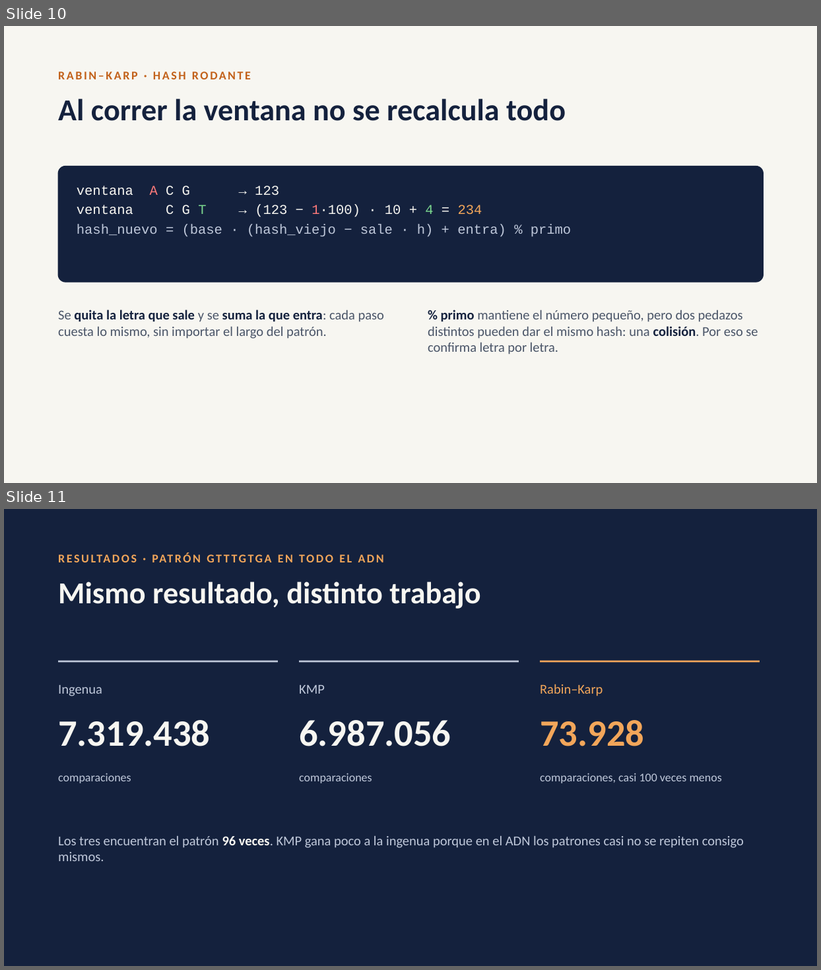
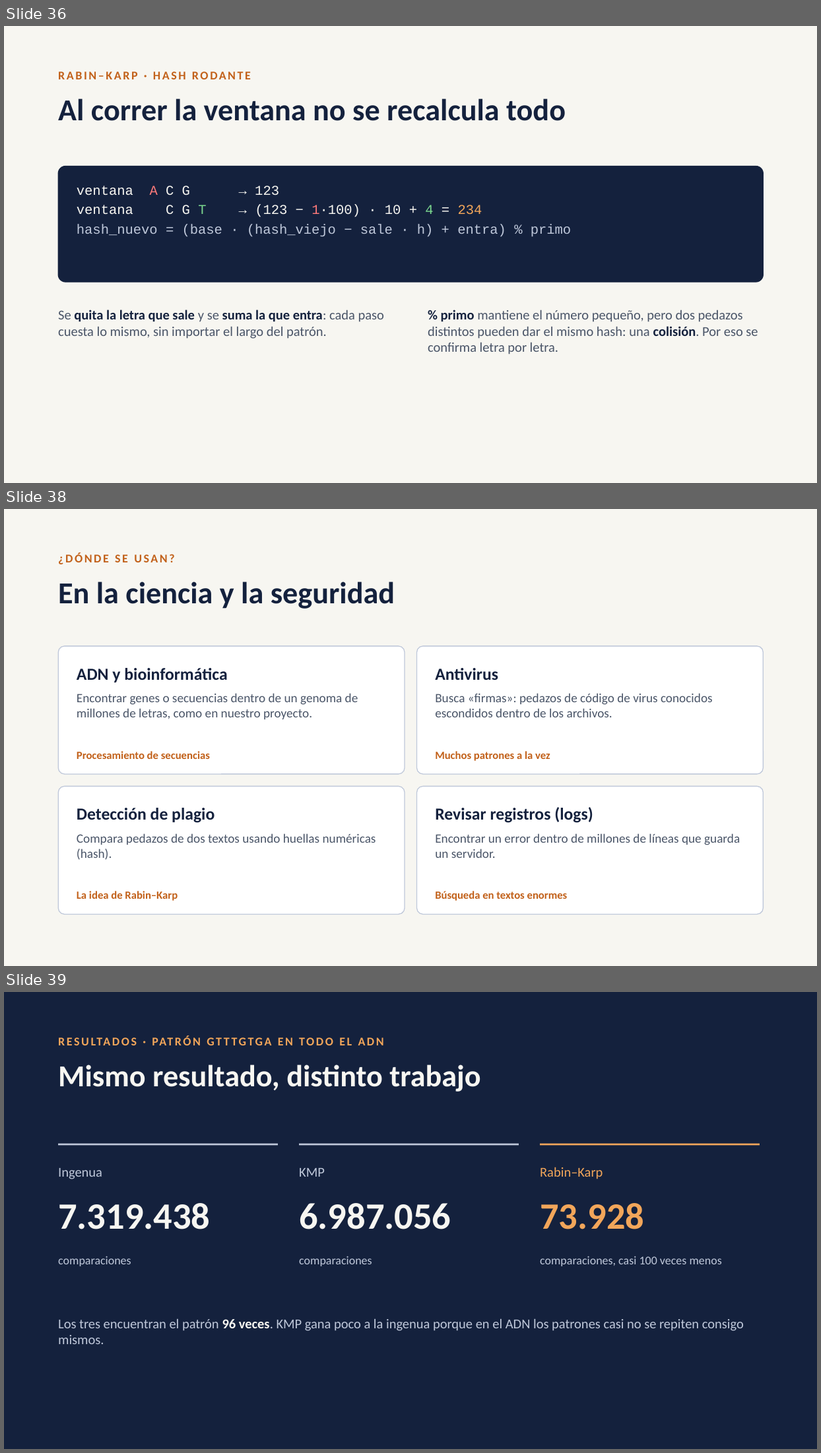
Before and after one commit to rolandramirez491/busqueda-patrones-adn, a slide deck: Presentacion_Busqueda_Patrones.pptx. Shown one above the other, each under a label of ours: slides 10 and 11 before the commit, slides 36, 38 and 39 after it; the slides between them are not shown. The pictures are 821x970 and 821x1453 pixels, drawn with LibreOffice and Linux fonts; fonts in the diff are those of the drawing. Boxes give left, top, right and bottom in pixels: in the first picture for what was removed or moved away, otherwise in the second. Text is boxed around its words. In the diff, an @@ line names an element or a change of style, - is before the commit and + after.

```diff
--- a/Presentacion_Busqueda_Patrones.pptx
+++ b/Presentacion_Busqueda_Patrones.pptx
@@ slide 38 added at (x1=4, y1=509, x2=817, y2=966), background #F7F6F1 @@
@@ text added at (x1=58, y1=553, x2=174, y2=564), 14 pt, text #C2611A, bold @@
+¿DÓNDE SE USAN?
@@ text added at (x1=58, y1=582, x2=395, y2=609), 36 pt, text #14213D, bold @@
+En la ciencia y la seguridad
@@ rounded rectangle added at (x1=58, y1=646, x2=405, y2=774), fill #FFFFFF, outline #BFC8DA 1 pt @@
@@ rounded rectangle added at (x1=417, y1=646, x2=764, y2=774), fill #FFFFFF, outline #BFC8DA 1 pt @@
@@ text added at (x1=77, y1=668, x2=227, y2=683), 20 pt, text #14213D, bold @@
+ADN y bioinformática
@@ text added at (x1=435, y1=668, x2=498, y2=680), 20 pt, text #14213D, bold @@
+Antivirus
@@ text added at (x1=77, y1=693, x2=358, y2=720), 15 pt, text #4A5568 @@
+Encontrar genes o secuencias dentro de un genoma de millones de letras, como en nuestro proyecto.
@@ text added at (x1=435, y1=693, x2=713, y2=718), 15 pt, text #4A5568 @@
+Busca «firmas»: pedazos de código de virus conocidos escondidos dentro de los archivos.
@@ text added at (x1=77, y1=751, x2=210, y2=759), 13 pt, text #C2611A, bold @@
+Procesamiento de secuencias
@@ text added at (x1=435, y1=751, x2=550, y2=761), 13 pt, text #C2611A, bold @@
+Muchos patrones a la vez
@@ rounded rectangle added at (x1=58, y1=787, x2=405, y2=915), fill #FFFFFF, outline #BFC8DA 1 pt @@
@@ rounded rectangle added at (x1=417, y1=787, x2=764, y2=915), fill #FFFFFF, outline #BFC8DA 1 pt @@
@@ text added at (x1=77, y1=808, x2=215, y2=823), 20 pt, text #14213D, bold @@
+Detección de plagio
@@ text added at (x1=435, y1=807, x2=593, y2=823), 20 pt, text #14213D, bold @@
+Revisar registros (logs)
@@ text added at (x1=77, y1=834, x2=376, y2=860), 15 pt, text #4A5568 @@
+Compara pedazos de dos textos usando huellas numéricas (hash).
@@ text added at (x1=435, y1=834, x2=740, y2=858), 15 pt, text #4A5568 @@
+Encontrar un error dentro de millones de líneas que guarda un servidor.
@@ text added at (x1=77, y1=891, x2=178, y2=901), 13 pt, text #C2611A, bold @@
+La idea de Rabin–Karp
@@ text added at (x1=435, y1=891, x2=568, y2=901), 13 pt, text #C2611A, bold @@
+Búsqueda en textos enormes
@@ what was slide 10 is now slide 36 @@
@@ what was slide 11 is now slide 39 @@
```
Also in this commit, not shown: 8 slides changed, 28 other slides added, 1 slide removed, 1 other file.
